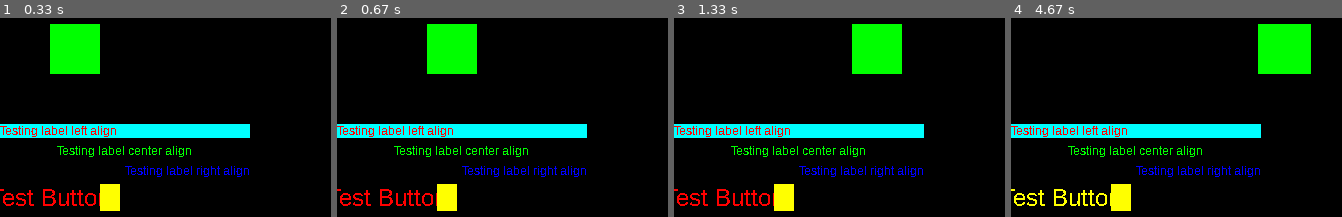
Above: before the commit, frames 1-4 (left to right).
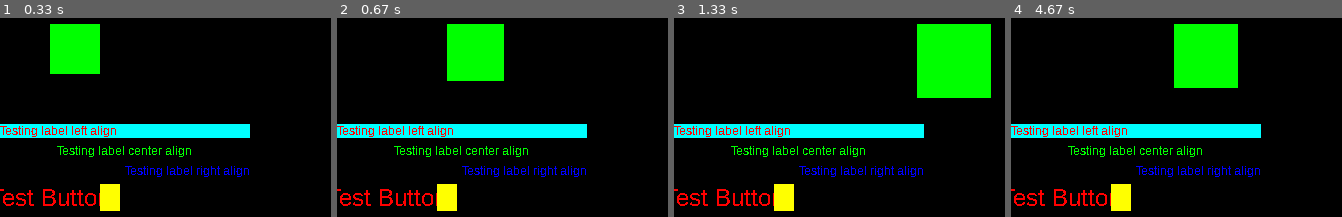
Above: after the commit, the same moments.

Repository: allynbauer/nspygame
Game: pygame game, started from game.py
The game is run twice, just before and just after one commit, with the same random seed, the same clock (stepped at 60 frames per second) and the same inputs. The source is Python 2; it was converted automatically to run under Python 3.
Inputs (mouse positions are in pixels of both pictures, inside the frame that each line leads up to):
- Up to frame 1 (0.33 s): no input
- Up to frame 2 (0.67 s): tap A at 0.33 s
- Up to frame 3 (1.33 s): no input
- Up to frame 4 (4.67 s): press the mouse at (1070, 197) at 1.7 s; move the mouse to (1219, 165) at 1.8 s; release the mouse at (outside the picture) at 1.93 s; tap A at 3, 4.07, 4.37 s; press the mouse at (1070, 197) at 3.37 s; move the mouse to (outside the picture) at 3.47 s; release the mouse at (outside the picture) at 3.6 s; press the mouse at (1136, 151) at 3.7 s; move the mouse to (1242, 165) at 3.8 s; release the mouse at (outside the picture) at 3.93 s

Frame 1 is identical in both runs. In frame 2, 4.2% of the frame differs, in the area x 27-51%, y 3-32%; in frame 3, 12%, in the area x 53-96%, y 3-41%; in frame 4, 11%.

Commit message:
make the animation demo work in a more demo ish way

Diff:
--- a/game.py
+++ b/game.py
@@ -69,7 +69,7 @@
 can_change = True
 
 def toggle():
-	global left
+	global left, can_change
 	can_change = True
 	left = not left
 
@@ -77,7 +77,7 @@
 	global left
 	print left
 	def animation_right():
-		return lambda view: view.frame(250, 50, 50, 50)
+		return lambda view: view.frame(250, 50, 75, 75)
 	def animation_left():
 	 	return lambda view: view.frame(50, 50, 50, 50)
 	if left:
@@ -89,7 +89,7 @@
 def test(event):
 	global game, can_change
 	if can_change:
-		green.add_animation(game.main_queue, float(1.5), animation(), toggle)
+		green.add_animation(game.main_queue, float(1), animation(), toggle)
 		can_change = not can_change
 
 
